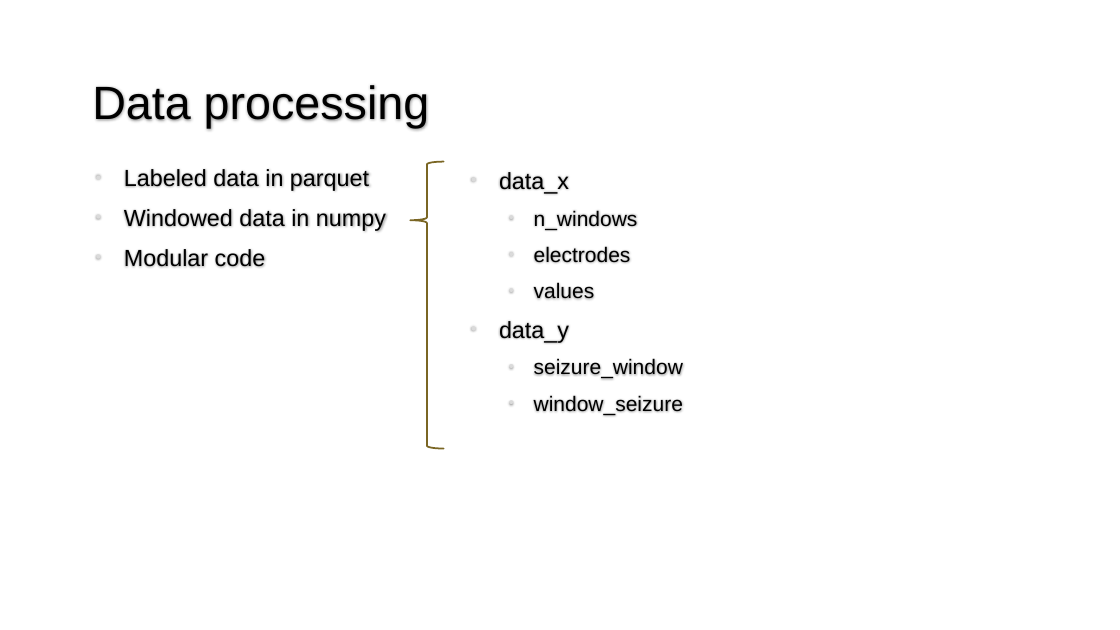
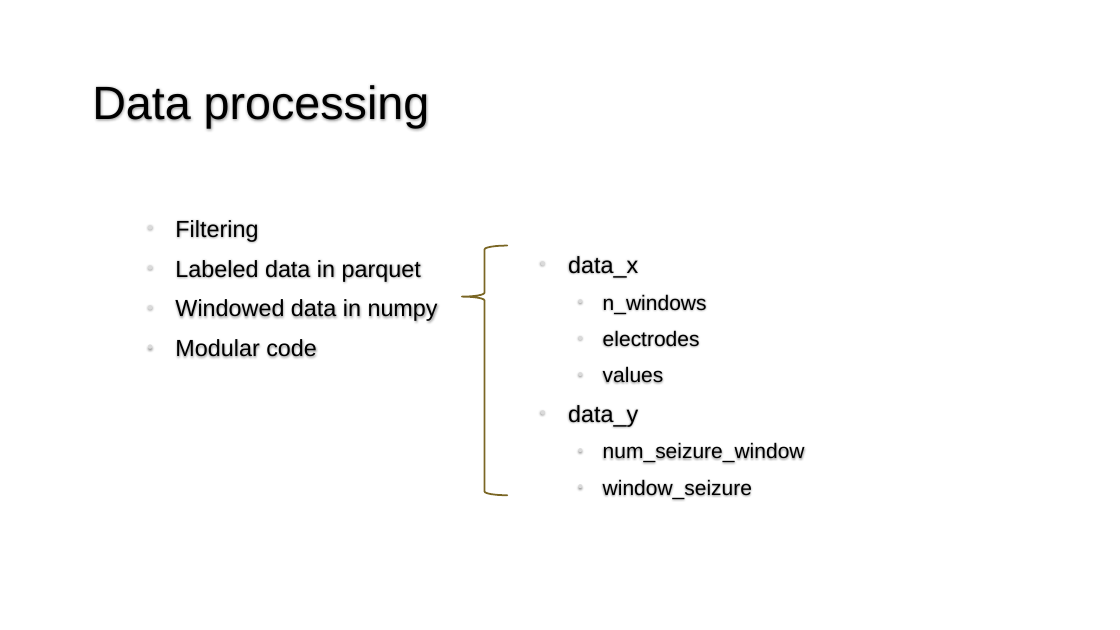
Before and after one commit to Christian-Espinosa/TFG-AI-detection-seizures, a slide deck: slide 10 of Documentation/PresentacióTFG.pptm (slide 12 before the commit). Drawn at 1120x630 pixels with LibreOffice and Linux fonts; fonts in the diff are those of the drawing. Boxes give left, top, right and bottom in pixels: in the first picture for what was removed or moved away, otherwise in the second. Text is boxed around its words. In the diff, an @@ line names an element or a change of style, - is before the commit and + after.

```diff
--- a/Documentation/PresentacióTFG.pptm
+++ b/Documentation/PresentacióTFG.pptm
@@ text "Filtering": place and size @@
-text "Filtering" at (124,169,386,267)
+text "Filtering" at (175,220,438,357)
@@ text at (175,220,258,242): paragraph added @@
+• Filtering
@@ left brace: place and size @@
-left brace at (410,161,444,449)
+left brace at (462,245,507,495)
@@ text "data_x": place and size @@
-text "data_x" at (499,210,683,415)
+text "data_x" at (568,294,805,499)
@@ text at (603,443,805,463): text changed @@
-  • seizure_window
+  • num_seizure_window
```
Also in this commit, not shown: 8 other slides changed, 12 slides added, 2 slides removed, 4 other files.
